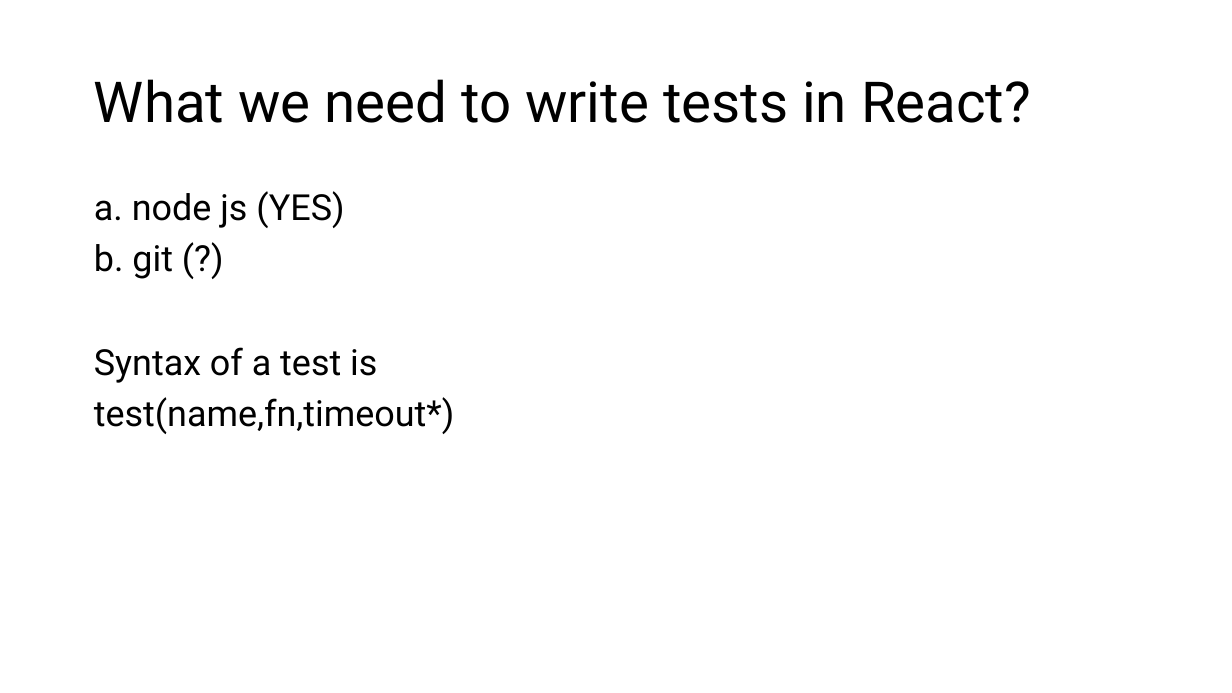
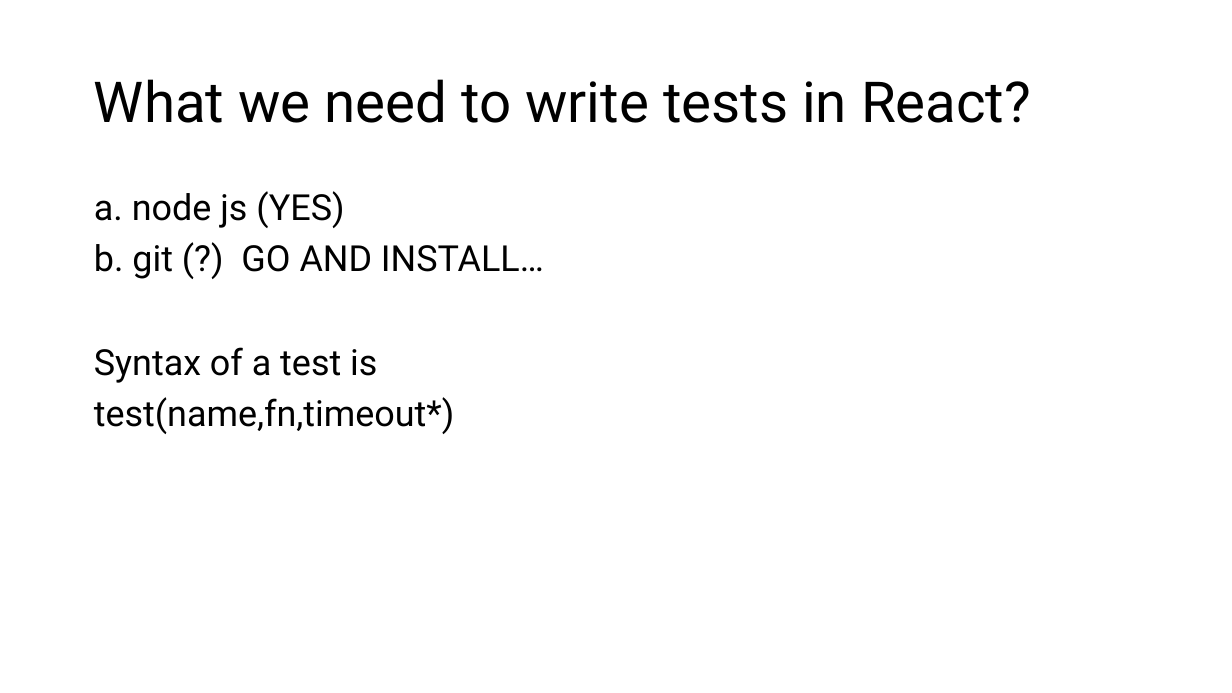
Before and after one commit to natiquekeyin/spring2024, a slide deck: slide 14 of JavaScript/Week13/Week13.pptx. Drawn at 1232x693 pixels with LibreOffice and Linux fonts; fonts in the diff are those of the drawing. Boxes give left, top, right and bottom in pixels: in the first picture for what was removed or moved away, otherwise in the second. Text is boxed around its words. In the diff, an @@ line names an element or a change of style, - is before the commit and + after.

```diff
--- a/JavaScript/Week13/Week13.pptx
+++ b/JavaScript/Week13/Week13.pptx
@@ text at bbox=[94, 244, 544, 279]: text changed @@
-b. git (?)
+b. git (?) GO AND INSTALL…
```
Also in this commit, not shown: 1 other slide changed, 22 other files.
